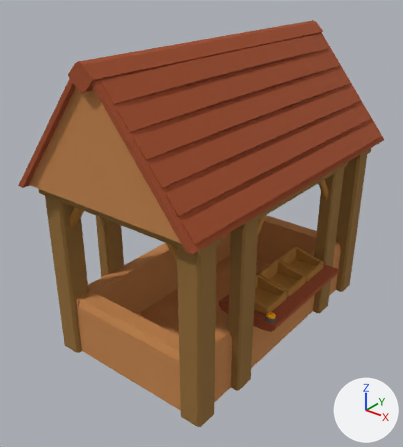
The Blender file Assets/Graphics/Models/Shop_1.blend, before and after one commit.
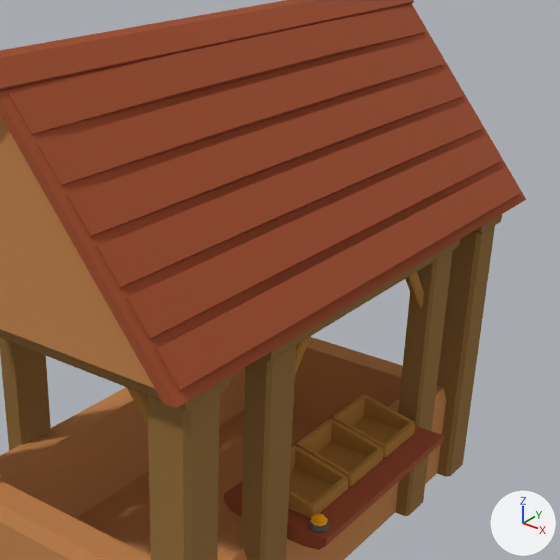
Old and new are each drawn whole from a 50 mm camera at (9.98, -13.51, 8.81) aimed at (-0.12, -0.88, 0.98) and again close up on the part from 24% to 100% of the width and 7% to 75% of the height. Every picture has the same lights, and +X, +Y and +Z are marked at lower right. The last two pictures show the newer version.

Names of what the first close-up shows: 'Basket 1', 'Basket 2', 'Basket 3', 'Roof_Bricks', 'Roof_Lower', 'Roof_Middle', 'Roof_Upper', 'Trading_Table', 'Wooden_Beams_1', 'Wooden_Beams_2', 'Wooden_Frame' and 1 more.
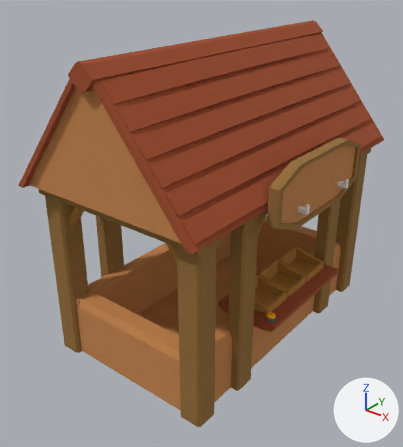
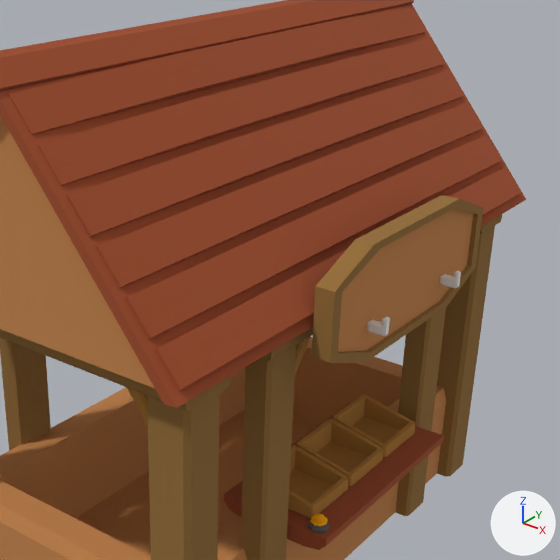
Where the change shows, as pixel boxes (x1, y1, x2, y2) in the close-ups (560 x 560 px):
```json
{"object": "Cube", "change": "added", "after": [311, 195, 483, 363], "faces in mat_lowerroof (orange #c7854c)": [338, 209, 473, 352], "faces in mat_wooden_beams (brown #946e36)": [311, 195, 483, 363]}
{"object": "Cube.001", "change": "added", "after": [367, 316, 390, 336]}
{"object": "Cube.002", "change": "added", "after": [440, 270, 461, 288]}
```

Scene script edits in JSON lines:
```json
{"op": "add", "block": "me_cube_003", "code": ["me_cube_003 = bpy.data.meshes.new('Cube.003')", "me_cube_003.from_pydata(...)  # 56 vertices, 58 faces; spans x -0.155..0.155, y -0.056..0.056, z -0.144..0.144"]}
{"op": "add", "block": "me_cube", "code": ["me_cube = bpy.data.meshes.new('Cube')", "me_cube.from_pydata(...)  # 32 vertices, 26 faces; spans x -0.16..0.16, y -2.36..2.36, z -0.93..0.93", "# faces by material slot: [25, 1]", "me_cube.materials.append(mat_wooden_beams)  # brown #946e36", "me_cube.materials.append(mat_lowerroof)  # orange #c7854c"]}
{"op": "add", "block": "ob_cube_002", "code": ["ob_cube_002 = bpy.data.objects.new('Cube.002', me_cube_003)", "ob_cube_002.parent = ob_cube", "ob_cube_002.matrix_parent_inverse = Matrix(((1.0, 0.0, 0.0, -3.367), (0.0, 1.0, 0.0, 0.0), (0.0, 0.0, 1.0, -3.006), (0.0, 0.0, 0.0, 1.0)))", "ob_cube_002.location = (3.599, 1.173, 2.666)"]}
{"op": "add", "block": "ob_cube", "code": ["ob_cube = bpy.data.objects.new('Cube', me_cube)", "ob_cube.location = (3.37, 0.0, 3.01)"]}
{"op": "add", "block": "ob_cube_001", "code": ["ob_cube_001 = bpy.data.objects.new('Cube.001', me_cube_003.copy())", "ob_cube_001.parent = ob_cube", "ob_cube_001.matrix_parent_inverse = Matrix(((1.0, 0.0, 0.0, -3.367), (0.0, 1.0, 0.0, 0.0), (0.0, 0.0, 1.0, -3.006), (0.0, 0.0, 0.0, 1.0)))", "ob_cube_001.location = (3.599, -1.177, 2.666)"]}
```
